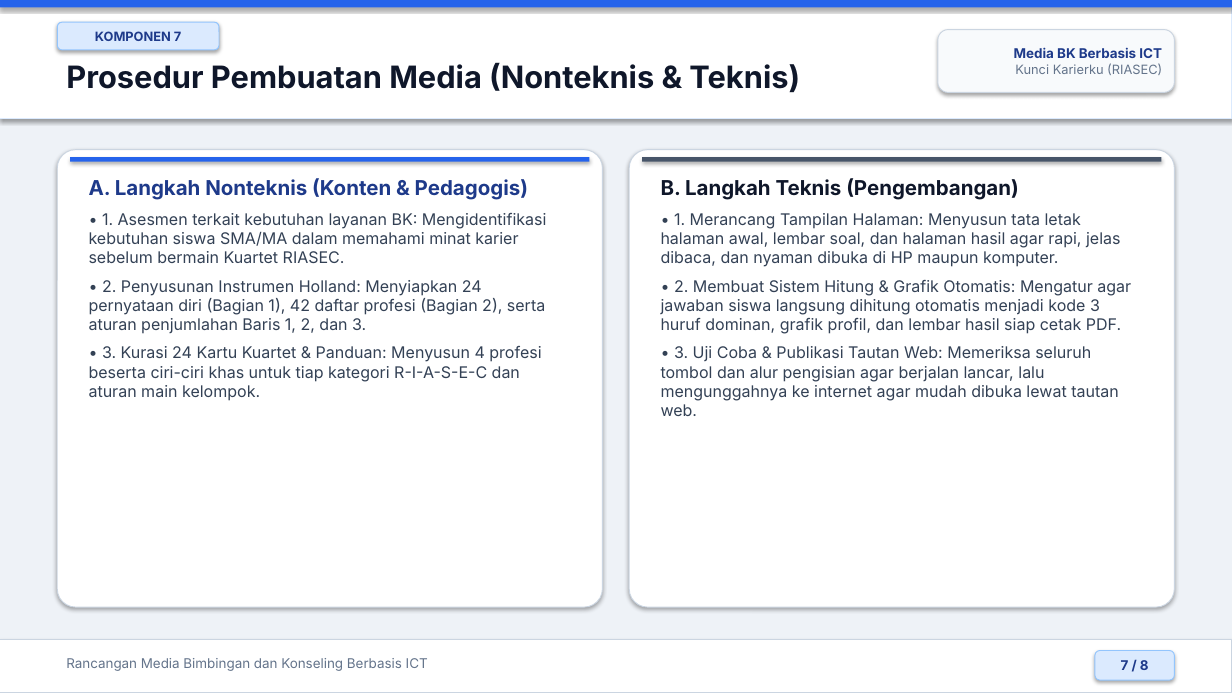
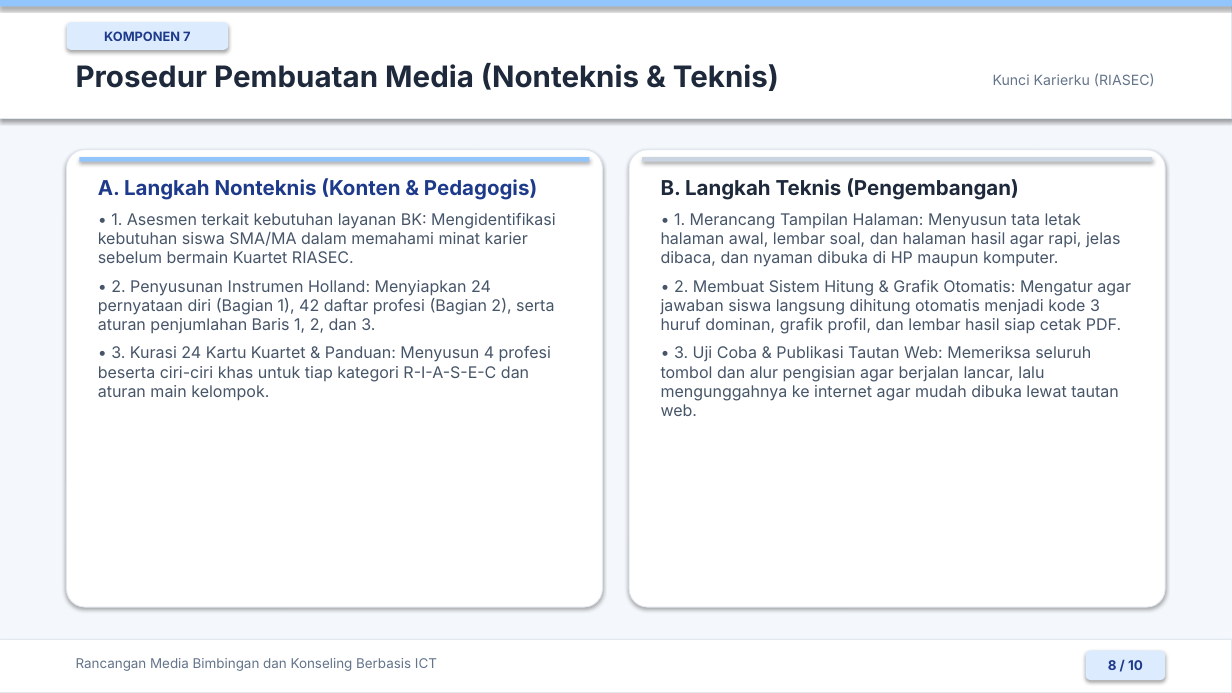
Before and after one commit to dvoidd/kunci-karierku-riasec, a slide deck: slide 8 of docs/Presentasi_Kunci_Karierku_RIASEC.pptx (slide 7 before the commit). Drawn at 1232x693 pixels with LibreOffice and Linux fonts; fonts in the diff are those of the drawing. Boxes give left, top, right and bottom in pixels: in the first picture for what was removed or moved away, otherwise in the second. Text is boxed around its words. In the diff, an @@ line names an element or a change of style, - is before the commit and + after.

```diff
--- a/docs/Presentasi_Kunci_Karierku_RIASEC.pptx
+++ b/docs/Presentasi_Kunci_Karierku_RIASEC.pptx
@@ background #EEF2F7 to #F4F7FB @@
@@ rectangle at bbox=[0, 0, 1232, 118]: outline #DBEAFE 0.75 pt to #E2E8F0 0.75 pt @@
@@ rectangle at bbox=[0, 0, 1232, 6]: fill #2563EB to #93C5FD @@
@@ rounded rectangle "KOMPONEN 7": place and size @@
-rounded rectangle "KOMPONEN 7" at bbox=[57, 22, 219, 50]
+rounded rectangle "KOMPONEN 7" at bbox=[67, 22, 228, 50]
@@ rounded rectangle "KOMPONEN 7" at bbox=[67, 22, 228, 50]: fill #DBEAFE to #DCEBFE; outline #93C5FD 0.75 pt to none @@
@@ text "Prosedur Pembuatan Media (Nonteknis & ...": place and size @@
-text "Prosedur Pembuatan Media (Nonteknis & ..." at bbox=[66, 62, 800, 93]
+text "Prosedur Pembuatan Media (Nonteknis & ..." at bbox=[76, 63, 779, 91]
@@ text "Prosedur Pembuatan Media (Nonteknis & ..." at bbox=[76, 63, 779, 91]: size 24 to 23 pt, text colour #0F172A to #1E293B @@
@@ text at bbox=[1014, 47, 1162, 58]: paragraph removed @@
-Media BK Berbasis ICT
@@ text "Kunci Karierku (RIASEC)": place and size @@
-text "Kunci Karierku (RIASEC)" at bbox=[938, 30, 1175, 92]
+text "Kunci Karierku (RIASEC)" at bbox=[993, 73, 1155, 87]
@@ text "Kunci Karierku (RIASEC)" at bbox=[993, 73, 1155, 87]: size 10 to 11 pt; vertical alignment middle to top; fill #F8FAFC to none; outline #CBD5E1 0.75 pt to none; shadow off @@
@@ rounded rectangle: place and size @@
-rounded rectangle at bbox=[57, 150, 603, 607]
+rounded rectangle at bbox=[67, 150, 603, 607]
@@ rectangle at bbox=[79, 157, 590, 162]: fill #2563EB to #93C5FD @@
@@ rectangle: place and size @@
-rectangle at bbox=[70, 157, 590, 162]
+rectangle at bbox=[79, 157, 590, 162]
@@ text "A. Langkah Nonteknis (Konten & ...": place and size @@
-text "A. Langkah Nonteknis (Konten & ..." at bbox=[89, 178, 547, 401]
+text "A. Langkah Nonteknis (Konten & ..." at bbox=[98, 178, 556, 401]
@@ outline #CBD5E1 0.75 pt to #E2E8F0 0.75 pt in 3 elements at bbox=[0, 640, 1232, 693], bbox=[67, 150, 603, 607], bbox=[629, 150, 1165, 607] @@
@@ rounded rectangle: place and size @@
-rounded rectangle at bbox=[629, 150, 1175, 607]
+rounded rectangle at bbox=[629, 150, 1165, 607]
@@ rectangle: place and size @@
-rectangle at bbox=[642, 157, 1162, 162]
+rectangle at bbox=[642, 157, 1153, 162]
@@ rectangle at bbox=[642, 157, 1153, 162]: fill #475569 to #CBD5E1 @@
@@ text "B. Langkah Teknis (Pengembangan)" at bbox=[661, 178, 1131, 416]: text colour #0F172A to #1E293B in "B. Langkah Teknis (Pengembangan)"; text colour #334155 to #475569 @@
@@ text at bbox=[98, 213, 556, 401]: text colour #334155 to #475569 @@
@@ text "Rancangan Media Bimbingan dan Konseling ...": place and size @@
-text "Rancangan Media Bimbingan dan Konseling ..." at bbox=[66, 658, 428, 671]
+text "Rancangan Media Bimbingan dan Konseling ..." at bbox=[76, 658, 437, 671]
@@ rounded rectangle "8 / 10" at bbox=[1086, 651, 1165, 680]: fill #DBEAFE to #DCEBFE; outline #93C5FD 0.75 pt to none @@
@@ rounded rectangle "8 / 10": place and size @@
-rounded rectangle "8 / 10" at bbox=[1095, 651, 1175, 680]
+rounded rectangle "8 / 10" at bbox=[1086, 651, 1165, 680]
@@ text in rounded rectangle at bbox=[1108, 660, 1143, 670]: text changed @@
-7 / 8
+8 / 10
```
Also in this commit, not shown: 7 other slides changed, 2 slides added, 2 other files.
